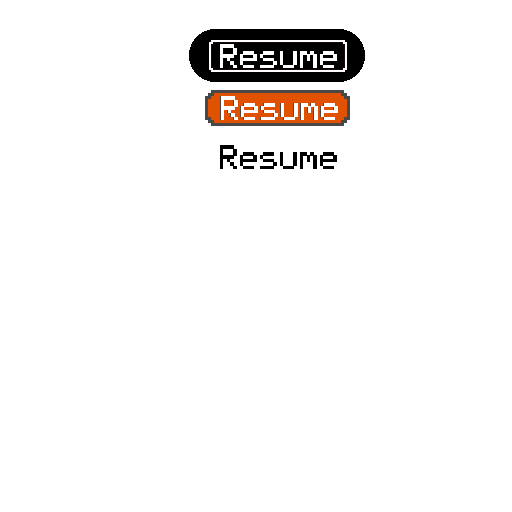
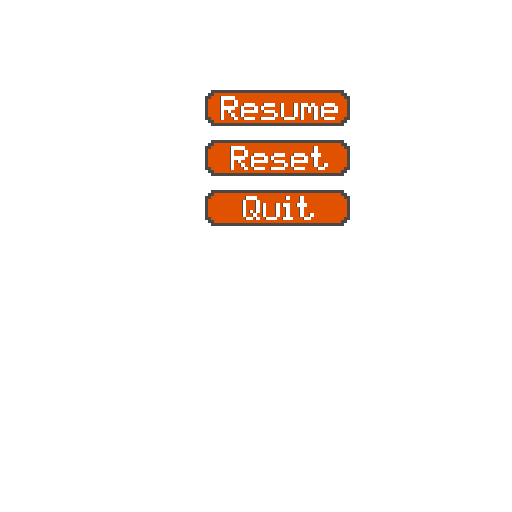
Layers edited between the first and the second w=512, h=512 image:
removed layer "Resume" (1st of 4) over [220, 145, 337, 169]
removed layer "Resume" (2nd of 4) over [223, 44, 337, 68]
added layer "Quit" (1st of 2) above "Quit" over [243, 196, 314, 220]
added layer "Quit" (2nd of 2) above "Restart" over [242, 196, 313, 220]
added layer "Restart" (1st of 2) above "Restart" over [231, 146, 328, 170]
added layer "Restart" (2nd of 2) above "Resume" over [230, 146, 327, 170]
renamed "Background" to "Layer 3", moved it above "Layer 2", painted on it over [189, 29, 365, 226]
painted on "Layer 2" over [205, 40, 350, 176]
